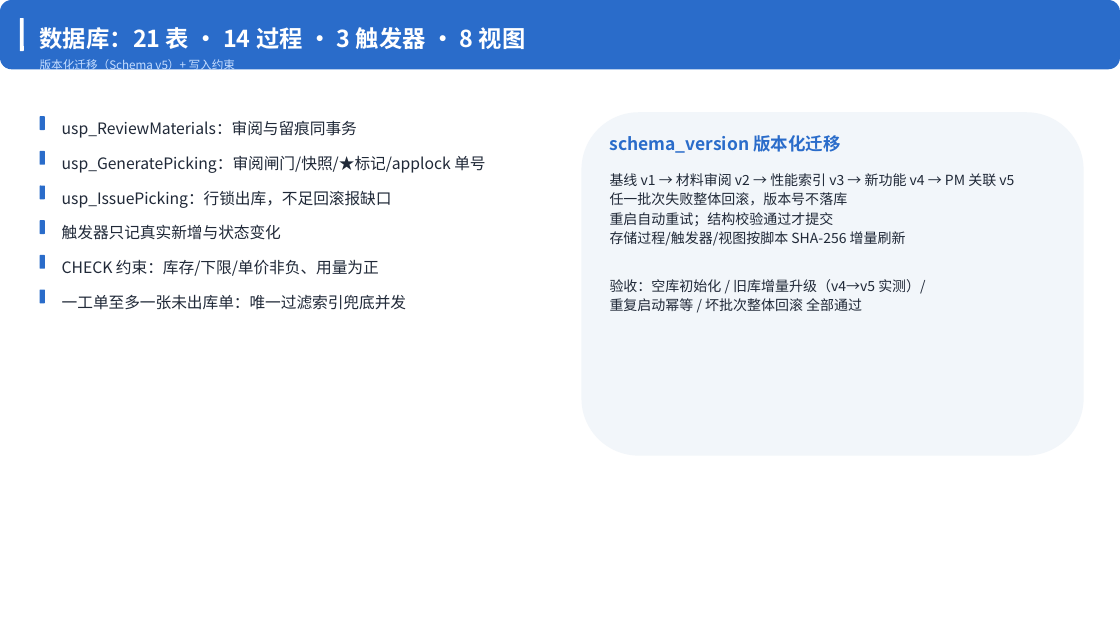
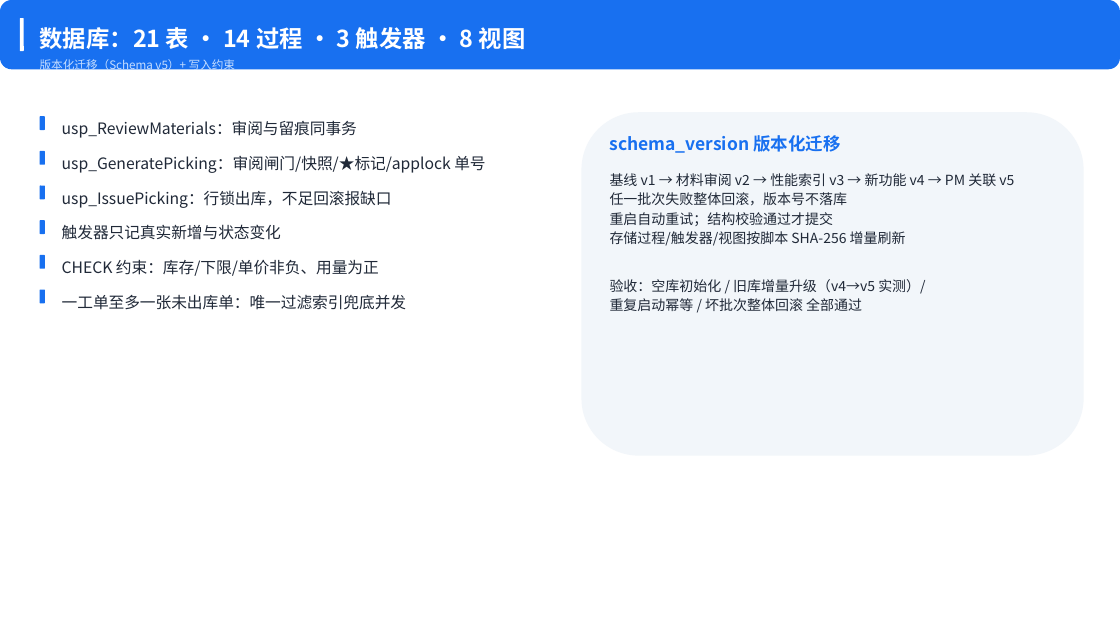
Before and after one commit to yq6666-66/IndustrialRepair, a slide deck: slide 4 of docs/答辩_工业维修智能化零件分配平台.pptx. Drawn at 1120x629 pixels with LibreOffice and Linux fonts; fonts in the diff are those of the drawing. Boxes give left, top, right and bottom in pixels: in the first picture for what was removed or moved away, otherwise in the second. Text is boxed around its words. In the diff, an @@ line names an element or a change of style, - is before the commit and + after.

Commit message:
chore(UI7): 交付物刷新——报告/PPT/README/手册/测试记录口径统一 169 单测与 v1.8.0，深色主题描述替换旧暗色表述
- export_ppt.py：138/138→169/169、82/82→85/85；PPT 主色对齐电光蓝 Accent(24,112,240)
- 实训报告草稿：单测 169（含主题对比度 20/全屏状态机 4）、9 个版本标签至 v1.8.0、大屏与高级功能补深色主题描述
- 用户手册：删除已移除的「🌙暗色切换」问答，改述深灰电光蓝单一主题
- 答辩提纲：技术栈改 21 表/14 过程/3 触发器/8 视图，质量口径 169/85，开源清单补全 17 库
- README/测试记录/代码规范说明：同步 169/85 基线；BOM 单测 12→10（实测）
- 源码：FStockAdjust/UcUsers 最后两处硬编码标签色改读 Theme.TextSecondary
- 重新生成 docx/pptx（导出物已含新数字）；桌面交付文件夹副本同步，旧亮色截图归档至子目录
- 验证：Release 构建 0 错误；单测 169/169

```diff
--- a/docs/答辩_工业维修智能化零件分配平台.pptx
+++ b/docs/答辩_工业维修智能化零件分配平台.pptx
@@ text "schema_version 版本化迁移" at (x1=610, y1=135, x2=841, y2=153): text colour #2A6CCA to #1870F0 @@
@@ fill #2A6CCA to #1870F0 in 7 elements at (x1=0, y1=0, x2=1120, y2=70), (x1=39, y1=117, x2=44, y2=131), (x1=39, y1=151, x2=44, y2=165), (x1=39, y1=185, x2=44, y2=200), (x1=39, y1=221, x2=44, y2=235), (x1=39, y1=255, x2=44, y2=269), (x1=39, y1=289, x2=44, y2=304) @@
```
Also in this commit, not shown: 8 other slides changed, 10 other files.
